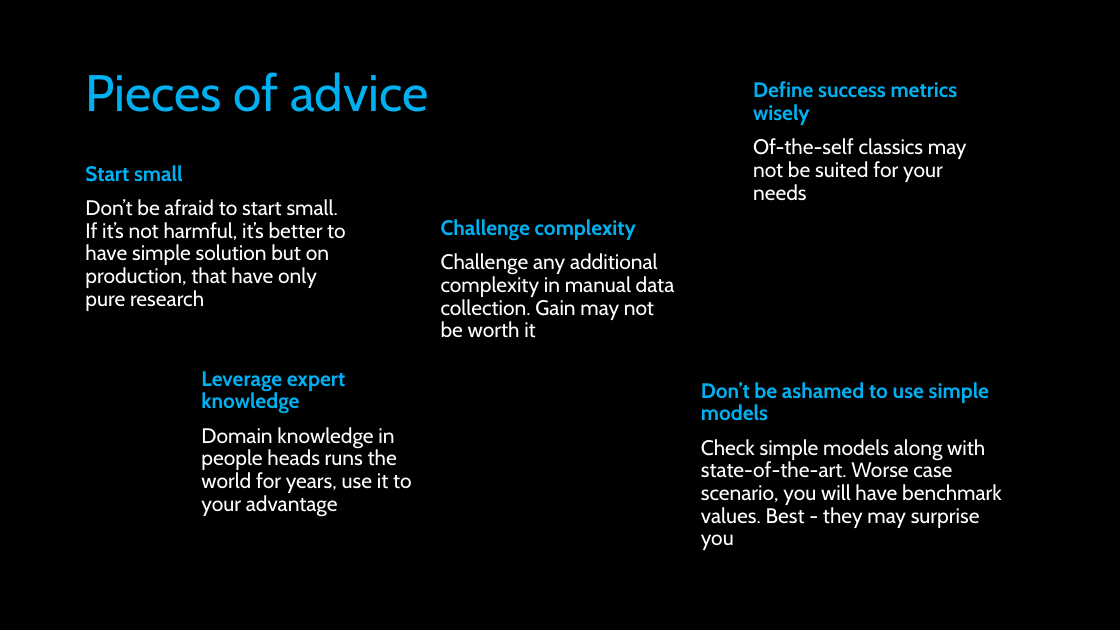
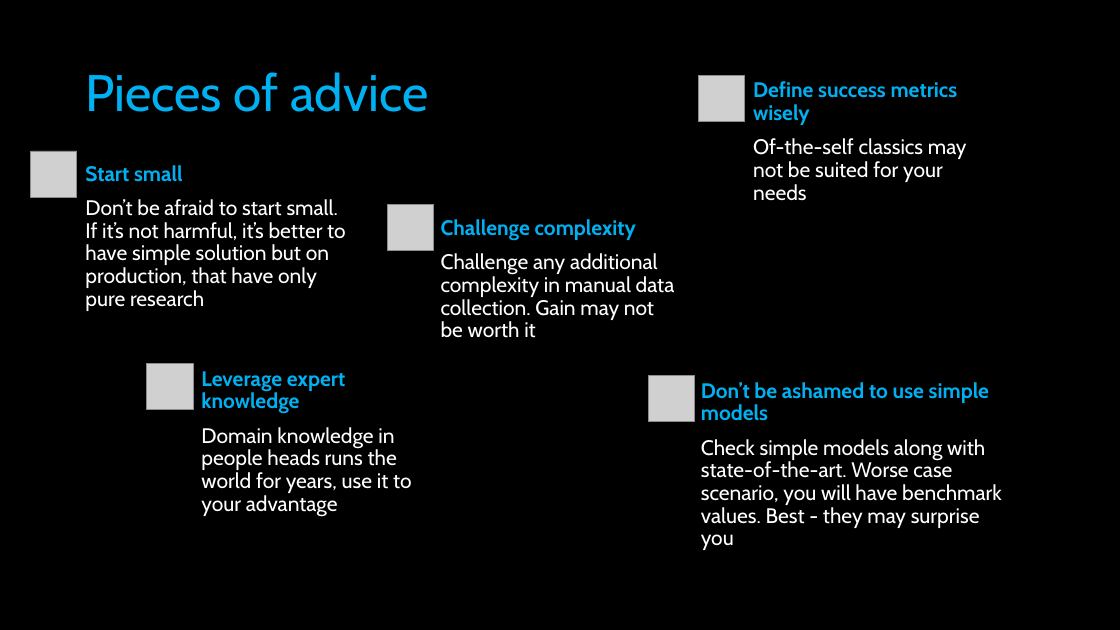
Before and after one commit to lady-pandas/is-prediction-still-difficult, a slide deck: slide 21 of presentation/Is prediction STILL difficult.pptx. Drawn at 1120x630 pixels with LibreOffice and Linux fonts; fonts in the diff are those of the drawing; grey boxes stand for pictures. Boxes give left, top, right and bottom in pixels: in the first picture for what was removed or moved away, otherwise in the second. Text is boxed around its words. In the diff, an @@ line names an element or a change of style, - is before the commit and + after.

```diff
--- a/presentation/Is prediction STILL difficult.pptx
+++ b/presentation/Is prediction STILL difficult.pptx
@@ picture added at box(699, 76, 745, 122) @@
@@ picture added at box(31, 151, 77, 197) @@
@@ picture added at box(388, 204, 434, 250) @@
@@ picture added at box(147, 364, 193, 410) @@
@@ picture added at box(649, 376, 695, 422) @@
```
Also in this commit, not shown: 7 other slides changed, 1 other file.
